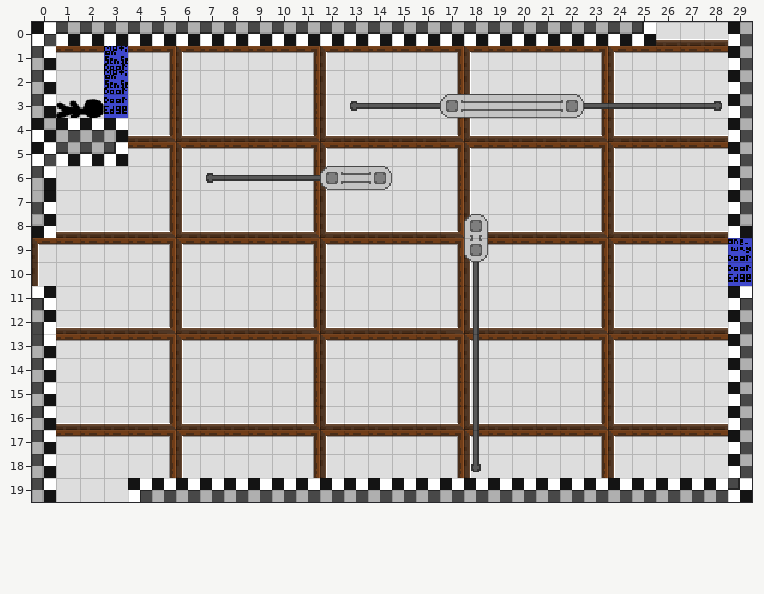
Tiled map: Assets/maps/HubRooms/2 - Lower Class Rooms/B7 room.tmx. Above: the version before the commit.
Cells are 16x16 px. Shown: x 0..29, y 0..19.
After the commit:
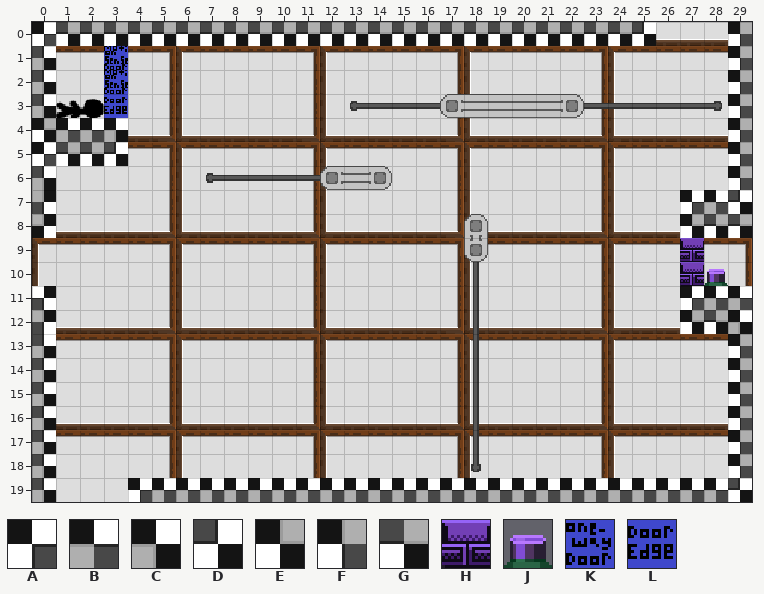
Key: from "Checkboard tileset": A 0, B 1, C 2, D 3, E 4, F 5, G 11; from "PlaceholderSprites": H 28, J 58; from "Possible Extra Art": K 4 turned 90, L 5 turned 90.
_ is an empty cell, . an unchanged one.
From old to new:
--- layer "onoff2-defaulton(purple)"
@@ x 27..28 @@
- 9 _.
-10 __
+ 9 H.
+10 HJ
--- layer "ground"
@@ x 27..29 @@
- 7 __F
- 8 __E
+ 7 ABD
+ 8 EGG
@@ x 27..29 @@
-11 __A
-12 __F
+11 ABB
+12 EGC
--- layer "annotations (for game objects)"
@@ x 29..29 @@
- 9 K
-10 L
+ 9 _
+10 _
Boxes around the changes in both pictures, in picture pixels (x1, y1, x2, y2):
changed: (680, 190, 752, 334)
